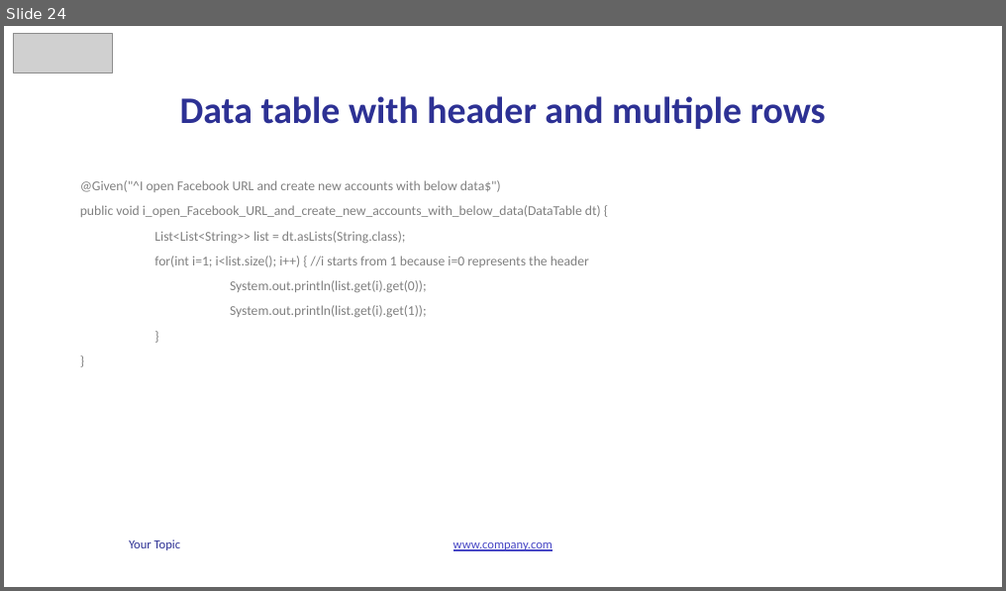
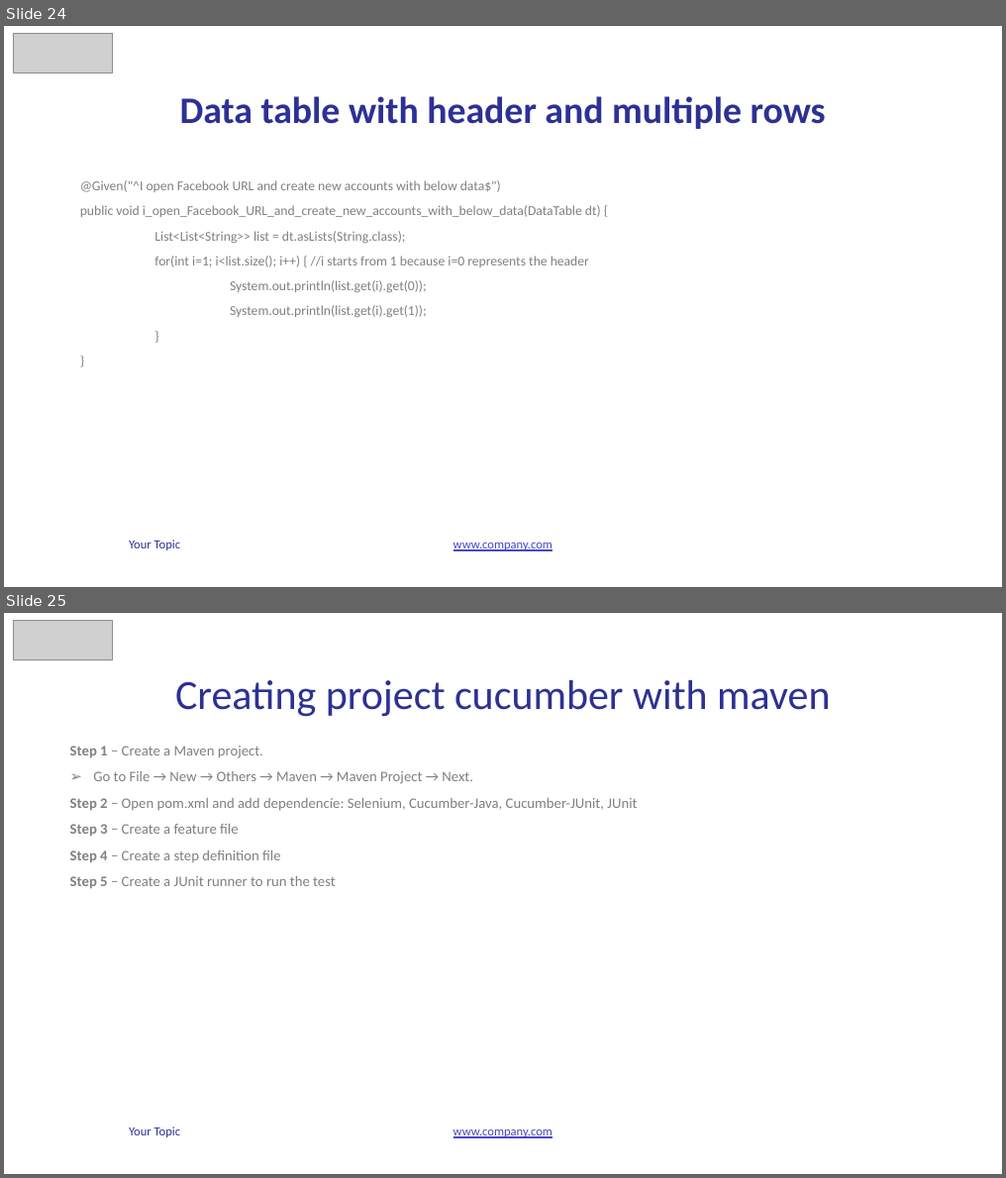
Before and after one commit to vunguyen2588/Cucumber, a slide deck: b4uconference_cucumber_slide.pptx. Shown one above the other, each under a label of ours: slide 24 before the commit, slides 24 and 25 after it. The pictures are 1006x591 and 1006x1178 pixels, drawn with LibreOffice and Linux fonts; fonts in the diff are those of the drawing; grey boxes stand for pictures. Boxes give left, top, right and bottom in pixels: in the first picture for what was removed or moved away, otherwise in the second. Text is boxed around its words. In the diff, an @@ line names an element or a change of style, - is before the commit and + after.

```diff
--- a/b4uconference_cucumber_slide.pptx
+++ b/b4uconference_cucumber_slide.pptx
@@ slide 25 added at (4, 613, 1002, 1174), background #FFFFFF; not listed: 2 template elements that a slide beside it also shows @@
@@ picture added at (13, 620, 113, 660) @@
@@ title added at (175, 680, 830, 717), 40 pt, text #2D3194 @@
+Creating project cucumber with maven
@@ text added at (70, 746, 637, 888), 14 pt, text #808080 @@
+Step 1 − Create a Maven project.
+➢ Go to File → New → Others → Maven → Maven Project → Next.
+Step 2 − Open pom.xml and add dependencíe: Selenium, Cucumber-Java, Cucumber-JUnit, JUnit
+Step 3 − Create a feature file
+Step 4 − Create a step definition file
+Step 5 − Create a JUnit runner to run the test
```
Also in this commit, not shown: 3 slides changed.
